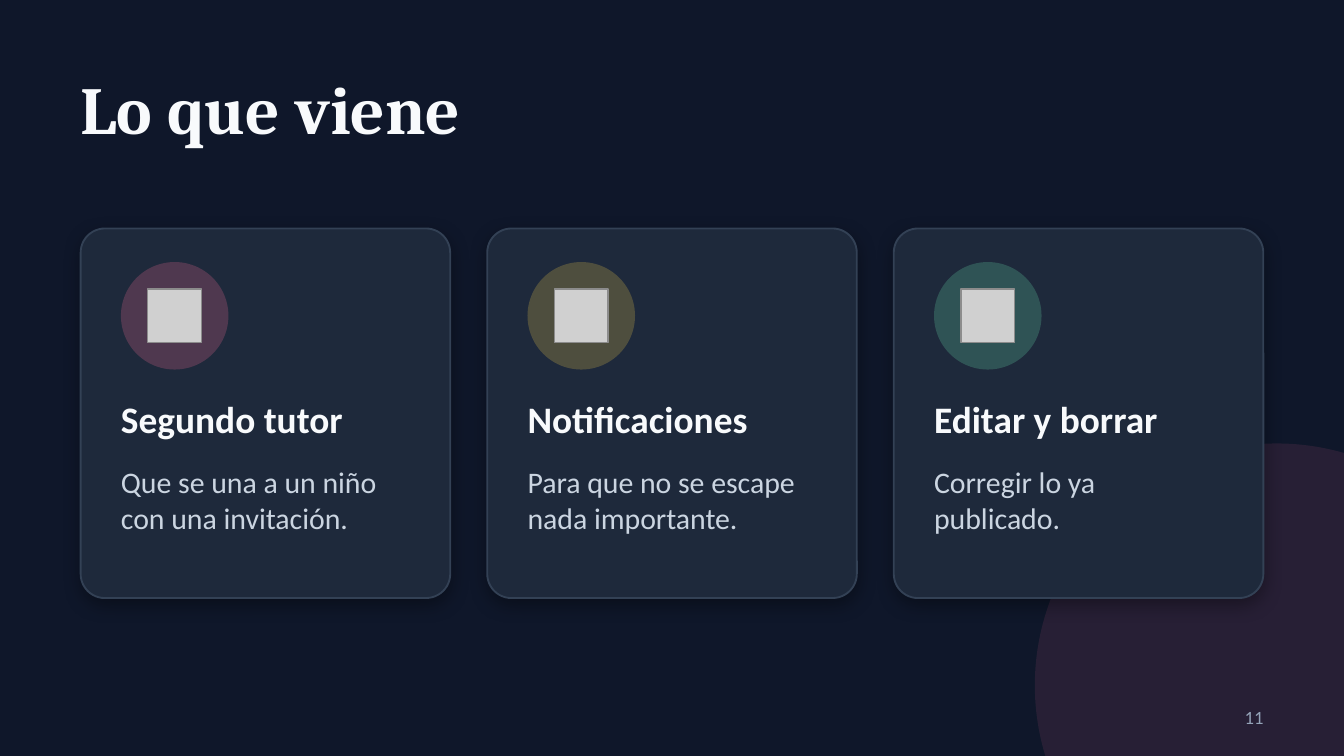
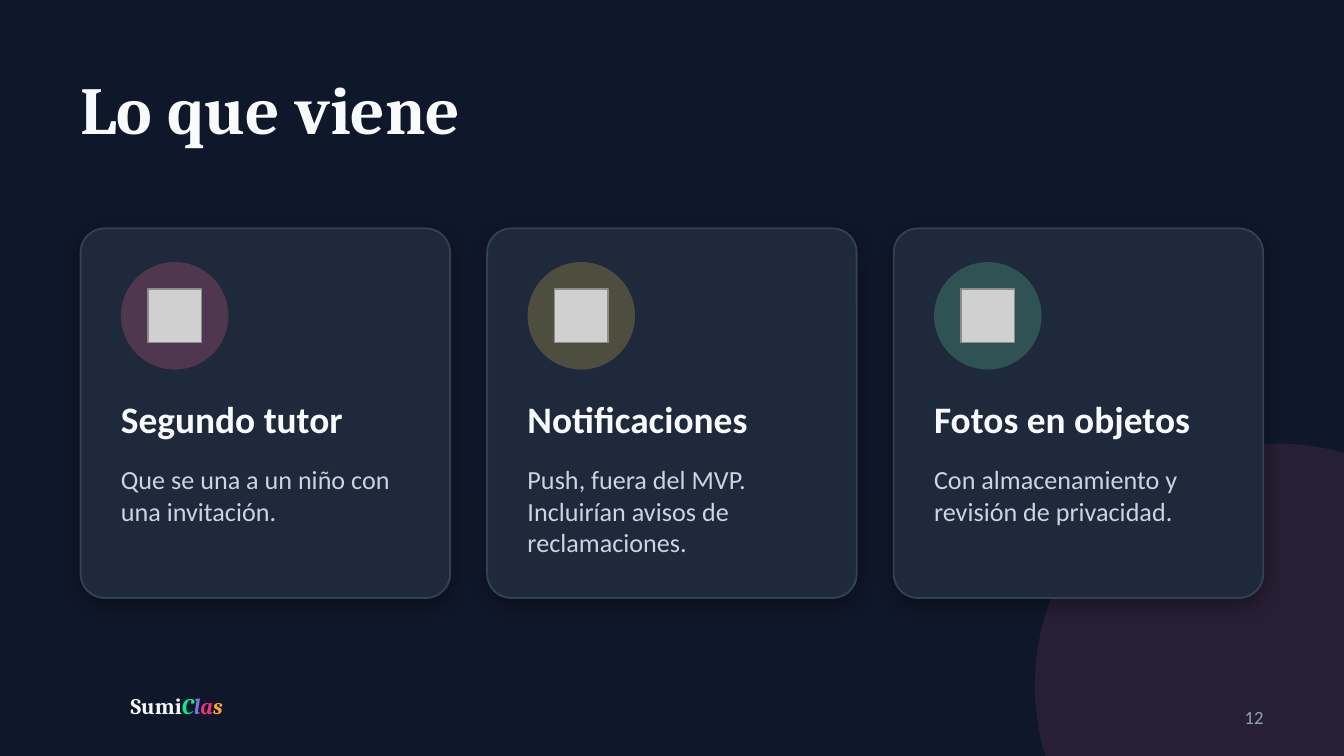
Before and after one commit to An4Fdez/SumiClas, a slide deck: slide 12 of docs/presentacion/SumiClas-presentacion.pptx (slide 11 before the commit). Drawn at 1344x756 pixels with LibreOffice and Linux fonts; fonts in the diff are those of the drawing; grey boxes stand for pictures; background and template pictures are left out. Boxes give left, top, right and bottom in pixels: in the first picture for what was removed or moved away, otherwise in the second. Text is boxed around its words. In the diff, an @@ line names an element or a change of style, - is before the commit and + after.

Commit message:
Presentacion actualizada: logo nuevo y su nombre con las letras de colores, funcionalidades hechas al dia (reclamaciones de objetos perdidos, perfil, edicion por el autor), tecnologia y arquitectura actuales, lo que viene separado de lo hecho y capturas nuevas del panel, avisos, calendario y deberes con el logo actual

```diff
--- a/docs/presentacion/SumiClas-presentacion.pptx
+++ b/docs/presentacion/SumiClas-presentacion.pptx
@@ text at [934,406,1190,440]: text changed @@
-Editar y borrar
+Fotos en objetos
@@ text "Que se una a un ..." at [121,471,389,521]: size 16 to 14 pt @@
@@ text at [527,471,746,552]: text changed; size 16 to 14 pt @@
-Para que no se escape nada importante.
+Push, fuera del MVP. Incluirían avisos de reclamaciones.
@@ text at [934,471,1177,525]: text changed; size 16 to 14 pt @@
-Corregir lo ya publicado.
+Con almacenamiento y revisión de privacidad.
@@ text added at [131,698,223,715], 12 pt, text #F8FAFC, bold @@
+SumiClas
@@ page number at [1245,712,1264,724]: text changed @@
-11
+12
```
Also in this commit, not shown: 12 other slides changed, 1 slide added.
